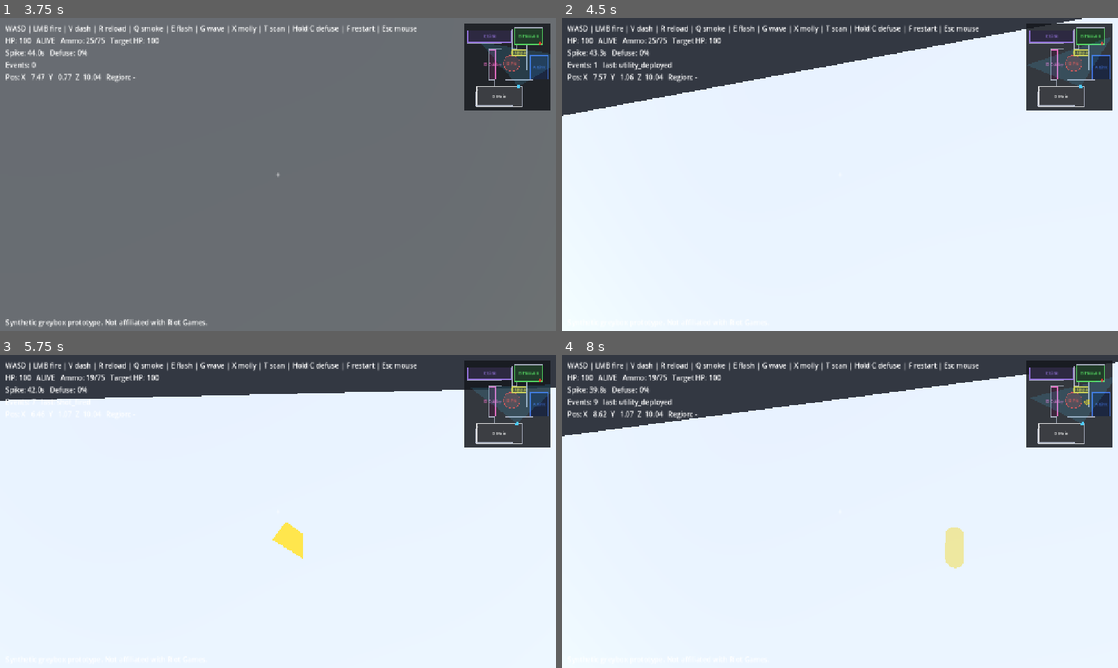
Above: before the commit, frames 1-4 (two rows, left to right).
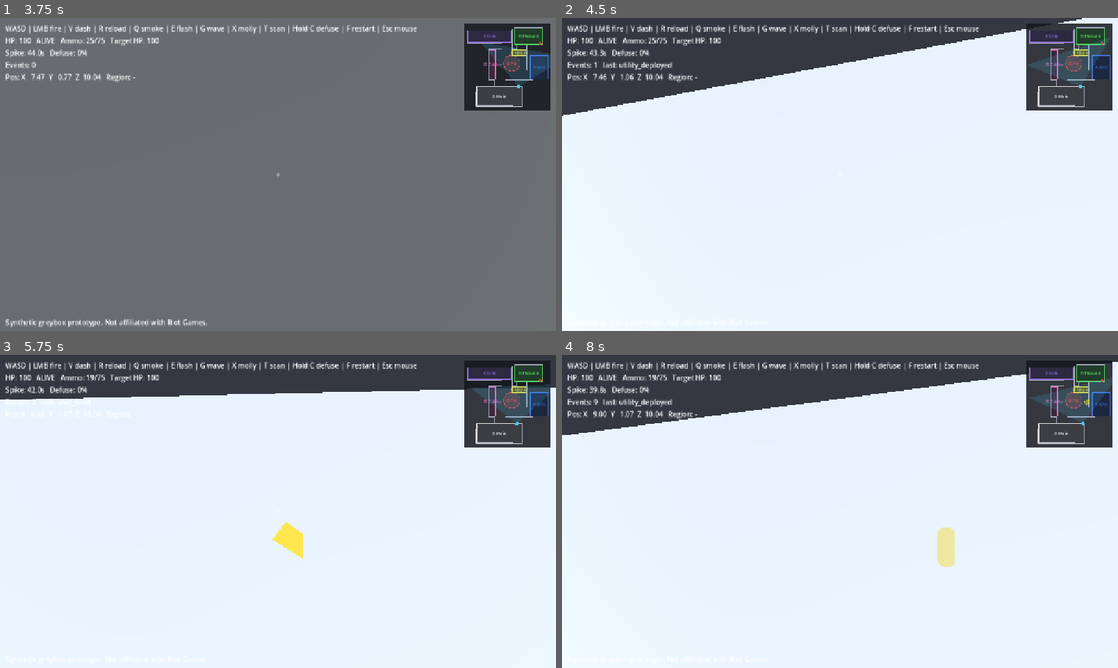
Above: after the commit, the same moments.

Repository: Wonho2007/callout-trainer
Game: Godot game, scene res://scenes/main.tscn
Same seed, same stepped clock (60 frames per second), same inputs: the game is played once before the commit and once after it.
Inputs (mouse positions are in pixels of both pictures, inside the frame that each line leads up to):
- Up to frame 1 (3.75 s): tap Enter at 0.5 s; move the mouse to (305, 174) at 0.52 s; hold Shift (walk) 0.53-1.28 s; hold W (move_forward) from 0.53 s (still down); tap Space (jump) at 0.77, 0.8, 1.07, 1.35, 1.52, 1.82, 2.3, 3.02, 3.32 s; move the mouse to (250, 174) at 1.27 s; tap Shift (walk) at 1.55, 3.05 s; move the mouse to (289, 168) at 2.02 s; hold G (blind_wave) 2.03-2.78 s; tap F (restart) at 2.75 s; move the mouse to (272, 180) at 2.77 s; tap Ctrl (crouch) at 2.85 s; move the mouse to (316, 177) at 3.52 s; hold V (dash) from 3.53 s (still down)
- Up to frame 2 (4.5 s): keep holding W (move_forward); tap Space (jump) at 3.77, 3.8, 4.07 s; tap R (reload) at 4.15 s; move the mouse to (795, 171) at 4.27 s; release V (dash) at 4.28 s; tap C (defuse) at 4.35 s
- Up to frame 3 (5.75 s): keep holding W (move_forward); tap Space (jump) at 4.52, 4.82, 5.3 s; tap Shift (walk) at 4.55 s; move the mouse to (283, 511) at 5.02 s; press the mouse at (283, 511) at 5.03 s
- Up to frame 4 (8 s): move the mouse to (817, 505) at 5.77 s; release W (move_forward) at 5.78 s; release the mouse at (817, 505) at 5.78 s; hold D (move_right) 5.78-6.53 s; tap T (scan_orb) at 5.85 s; tap Space (jump) at 6.02, 6.32, 6.77, 6.8, 7.07, 7.52, 7.82 s; tap Shift (walk) at 6.05, 7.55 s; move the mouse to (867, 511) at 6.52 s; hold E (throw_flash) 6.53-7.28 s; hold W (move_forward) from 6.53 s (still down); move the mouse to (812, 511) at 7.27 s; tap X (throw_molly) at 7.35 s

Frame 1 is identical in both runs. In frame 2, less than 0.1% of the frame differs, in the area x 6-99%, y 0-29%; in frame 3, 0.1%; in frame 4, 0.5%, in the area x 0-100%, y 2-69%.

Commit message:
Pit: revert movement hacks, use one gentle (~34deg) smooth cone that plain move_and_slide can walk
Removed the auto-step logic and the floor_snap/max_angle/constant_speed tweaks (they trapped the capsule at the top ledge, blocking descent). Player back to default CharacterBody3D + plain move_and_slide. Pit collision = single clean smooth cone; shrank flat-bottom radius 2->1 so the slope is ~33.7deg (well under the 45deg default floor_max_angle), walkable in and out with no special handling. Visual stepped mesh unchanged. Headless build clean.

Diff:
--- a/actors/actor_base.gd
+++ b/actors/actor_base.gd
@@ -18,10 +18,6 @@
 @export var walk_speed: float = 2.5
 @export var crouch_speed: float = 2.0
 @export var jump_velocity: float = 4.5
-
-## Auto-step: when walking into a ledge/step no taller than this, the actor is lifted
-## up onto it instead of being blocked (so hard-edged stairs are walkable without jumping).
-@export var step_height: float = 0.6
 
 ## Dash: a short horizontal impulse burst. Respects collision (move_and_slide),
 ## so an actor cannot dash through walls. Distance = dash_speed * dash_time_s = 11.0 m.
@@ -111,40 +107,7 @@
 		velocity.x = move_toward(velocity.x, 0.0, speed)
 		velocity.z = move_toward(velocity.z, 0.0, speed)
 
-	var was_on_floor := is_on_floor()
-	var horiz := Vector3(velocity.x, 0.0, velocity.z)
 	move_and_slide()
-	# Auto-step: if we were on the floor and got blocked by a low ledge (a stair step),
-	# lift up and over it instead of snagging. Only triggers for obstacles up to step_height.
-	if was_on_floor and horiz.length() > 0.01 and is_on_wall():
-		_try_step_up(horiz, delta)
-
-
-## Attempt to climb a step no taller than step_height. Casts: up by step_height, forward
-## along the intended motion, then down; if that lands on solid ground, move the body there.
-func _try_step_up(horiz: Vector3, delta: float) -> void:
-	var motion := horiz * delta
-	if motion.length() < 0.0001:
-		return
-	var up := Vector3.UP * step_height
-	# 1. Is the space one step up clear? (room to rise)
-	var up_col := move_and_collide(up, true)  # test_only
-	if up_col != null:
-		return
-	# 2. From up there, can we move forward over the ledge?
-	var fwd_col := move_and_collide(up + motion, true)
-	# 3. Probe downward to find the step surface.
-	var down_col := move_and_collide(up + motion + Vector3.DOWN * (step_height + 0.05), true)
-	if down_col == null:
-		return  # nothing to land on within a step height -> not a climbable step
-	var n := down_col.get_normal()
-	if n.y < 0.7:
-		return  # landing surface too steep to be a floor/tread
-	# Climbable step: lift the body up and forward onto the tread.
-	global_position += up + motion
-	# settle onto the tread so the next frame's floor check is clean
-	move_and_collide(Vector3.DOWN * (step_height + 0.05))
-	return
 
 
 func _apply_gravity(delta: float) -> void:
--- a/scenes/player/player.tscn
+++ b/scenes/player/player.tscn
@@ -9,10 +9,6 @@
 radius = 0.3
 
 [node name="Player" type="CharacterBody3D"]
-floor_max_angle = 0.9163
-floor_snap_length = 0.6
-floor_constant_speed = true
-wall_min_slide_angle = 0.0
 script = ExtResource("1")
 
 [node name="CollisionShape3D" type="CollisionShape3D" parent="."]
--- a/world/maps/b_site.json
+++ b/world/maps/b_site.json
@@ -691,7 +691,7 @@
         -1.83
       ],
       "top_radius": 5.5,
-      "radius": 2.0,
+      "radius": 1.0,
       "depth": 3.0,
       "steps": 6
     }
--- a/world/sandbox_builder.gd
+++ b/world/sandbox_builder.gd
@@ -530,28 +530,29 @@
 	mesh_instance.material_override = mat
 	body.add_child(mesh_instance)
 
-	# Collision: hard-edged steps as a stack of solid cylinders, one per step (+ bottom disc).
-	# Each cylinder's TOP is at its tread height and it is solid below, giving flat treads with
-	# vertical risers (hard edges, no curve). The player's auto-step (ActorBase.step_height)
-	# climbs these edges going up; floor_snap_length carries it down. Visual mesh matches.
-	var floor_bottom := -depth - 2.0
-	for k in range(steps + 1):
-		var r_outer: float
-		var y_top: float
-		if k < steps:
-			r_outer = top_radius - run * float(k)
-			y_top = -riser * float(k)
-		else:
-			r_outer = bottom_radius
-			y_top = -depth
-		var h := y_top - floor_bottom
-		var cyl := CylinderShape3D.new()
-		cyl.radius = r_outer
-		cyl.height = h
-		var cshape := CollisionShape3D.new()
-		cshape.shape = cyl
-		cshape.position = Vector3(0, y_top - h * 0.5, 0)
-		body.add_child(cshape)
+	# Collision: a single clean SMOOTH cone (rim at top_radius/y=0 -> flat bottom disc at
+	# -depth), no overlap, no steps, no stacked shapes. With a gentle slope (< floor_max_angle)
+	# plain move_and_slide walks the capsule straight in and out. The stepped mesh above is
+	# visual only. Keeping this dead simple after stepped/overlap/cylinder variants all fought
+	# the CharacterBody3D.
+	var cst := SurfaceTool.new()
+	cst.begin(Mesh.PRIMITIVE_TRIANGLES)
+	var c_bottom := Vector3(0, -depth, 0)
+	for i in range(segments):
+		var a0 := TAU * float(i) / float(segments)
+		var a1 := TAU * float(i + 1) / float(segments)
+		var t0 := Vector3(cos(a0) * top_radius, 0.0, sin(a0) * top_radius)
+		var t1 := Vector3(cos(a1) * top_radius, 0.0, sin(a1) * top_radius)
+		var bd0 := Vector3(cos(a0) * bottom_radius, -depth, sin(a0) * bottom_radius)
+		var bd1 := Vector3(cos(a1) * bottom_radius, -depth, sin(a1) * bottom_radius)
+		cst.add_vertex(t0); cst.add_vertex(bd0); cst.add_vertex(t1)
+		cst.add_vertex(t1); cst.add_vertex(bd0); cst.add_vertex(bd1)
+		cst.add_vertex(bd0); cst.add_vertex(c_bottom); cst.add_vertex(bd1)
+	cst.generate_normals()
+	var cmesh := cst.commit()
+	var collision := CollisionShape3D.new()
+	collision.shape = cmesh.create_trimesh_shape()
+	body.add_child(collision)
 
 
 func _build_solid_box(box: Dictionary, parent: Node3D, color: Color = Color(0.6, 0.6, 0.62)) -> void:
